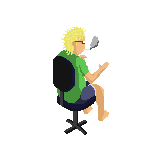
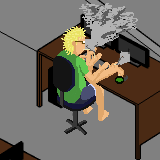
Layer changes from the first 160×160 image to the second:
added group "Generalist move 8" with 3 layers above "Generalist move 7" over [52, 26, 125, 135]
added layer "face" (1st of 7, in "Generalist move 8") in group "Generalist move 8" over [57, 26, 109, 121]
added group "Generalist move 7" with 4 layers above "Generalist move 6" over [52, 26, 128, 135]
added layer "face" (2nd of 7, in "Generalist move 7") in group "Generalist move 7" over [57, 26, 124, 121]
added group "Generalist move 6" with 4 layers above "Generalist move 5" over [52, 26, 130, 135]
added layer "face" (3rd of 7, in "Generalist move 6") in group "Generalist move 6" over [57, 26, 115, 121]
added group "Generalist move 5" with 4 layers above "Generalist move 4" over [52, 26, 125, 135]
added layer "Calque 4" (1st of 3, in "Generalist move 5") in group "Generalist move 5" over [57, 26, 109, 121]
added group "Generalist move 4" with 4 layers above "Generalist move 3" over [52, 26, 125, 135]
added layer "Calque 4" (2nd of 3, in "Generalist move 4") in group "Generalist move 4" over [57, 26, 109, 121]
added group "Generalist move 3" with 4 layers above "Generalist move 2" over [52, 26, 125, 135]
added layer "Calque 4" (3rd of 3, in "Generalist move 3") in group "Generalist move 3" over [57, 26, 109, 121]
added group "Generalist move 2" with 4 layers above "Generalist move 1" over [52, 3, 138, 135]
added layer "face" (4th of 7, in "Generalist move 2") in group "Generalist move 2" over [57, 26, 109, 121]
added group "Generalist move 1" with 4 layers above "Generalist move 0" over [52, 20, 125, 135]
added layer "face" (5th of 7, in "Generalist move 1") in group "Generalist move 1" over [57, 26, 119, 121]
added group "Generalist move 0" with 3 layers above "Generalist" over [52, 26, 125, 135]
hid group "Generalist" (3 layers) over [52, 26, 125, 135]
showed "team copie 2" over [0, 0, 160, 160]
added layer "Calque 2" above "Calque 1" over [0, 0, 160, 160]
…and 26 more changes (26 added)
